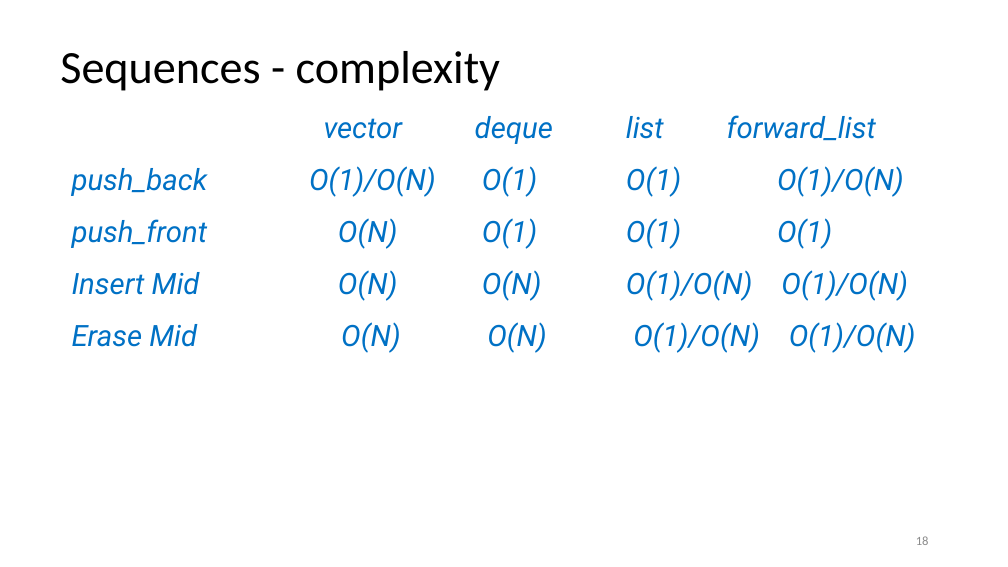
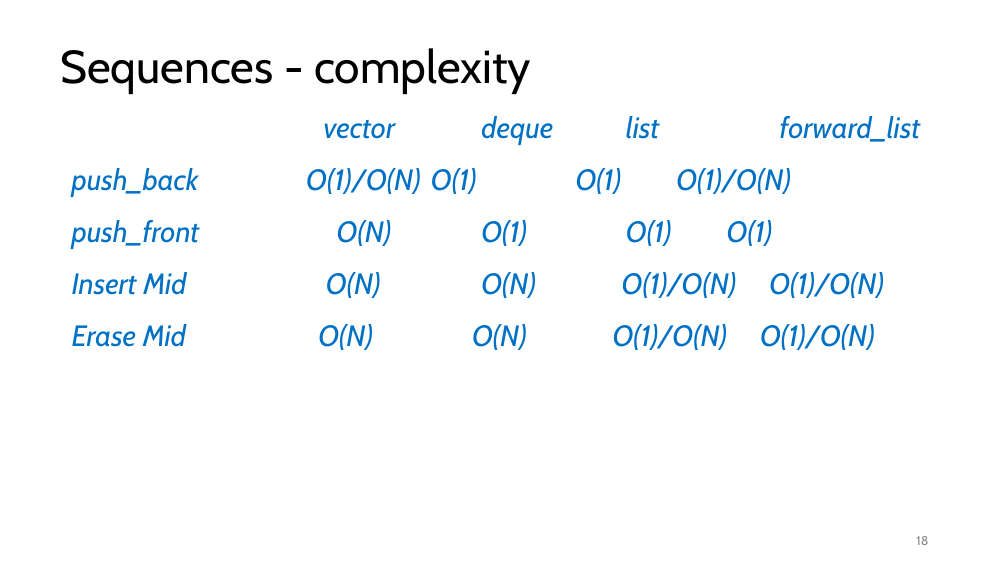
Before and after one commit to rarutyun/cpp-courses, a slide deck: slide 18 of 03_containrers_and_initialization/03_containers.pptx. Drawn at 1008x567 pixels with LibreOffice and Linux fonts; fonts in the diff are those of the drawing. Boxes give left, top, right and bottom in pixels: in the first picture for what was removed or moved away, otherwise in the second. Text is boxed around its words. In the diff, an @@ line names an element or a change of style, - is before the commit and + after.

Commit message:
Change font to Calibri

```diff
--- a/03_containrers_and_initialization/03_containers.pptx
+++ b/03_containrers_and_initialization/03_containers.pptx
@@ title "Sequences - complexity" at (60,48,531,94): font Calibri to Cabin @@
@@ text "vector deque list forward_list" at (72,120,884,350): font Roboto to Cabin @@
@@ page number at (916,536,928,545): font Calibri to Cabin @@
```
Also in this commit, not shown: 19 other slides changed.
